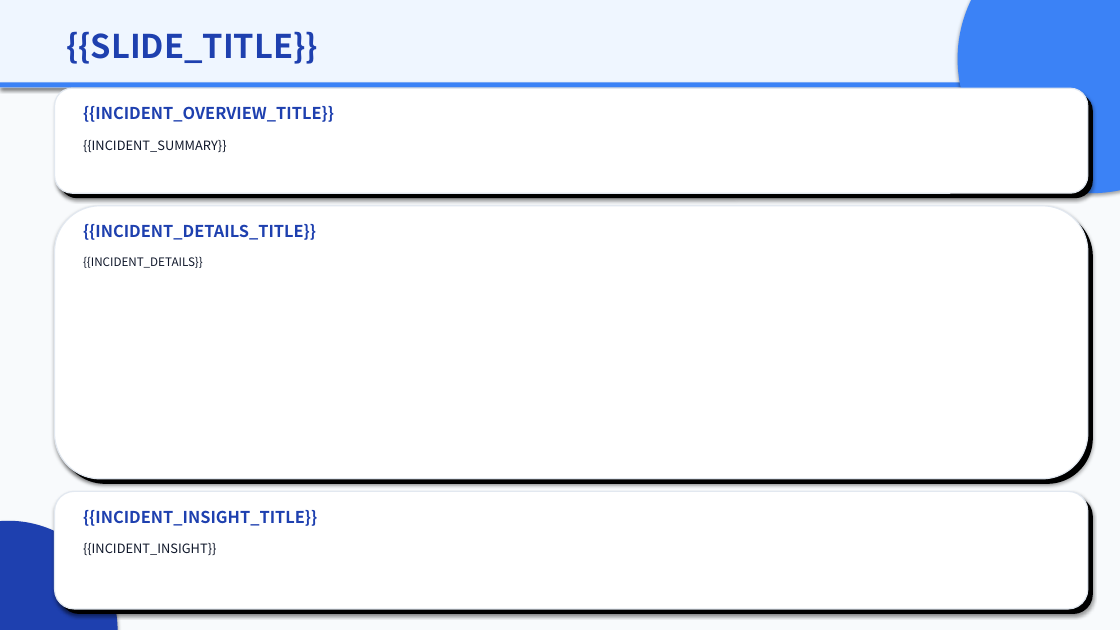
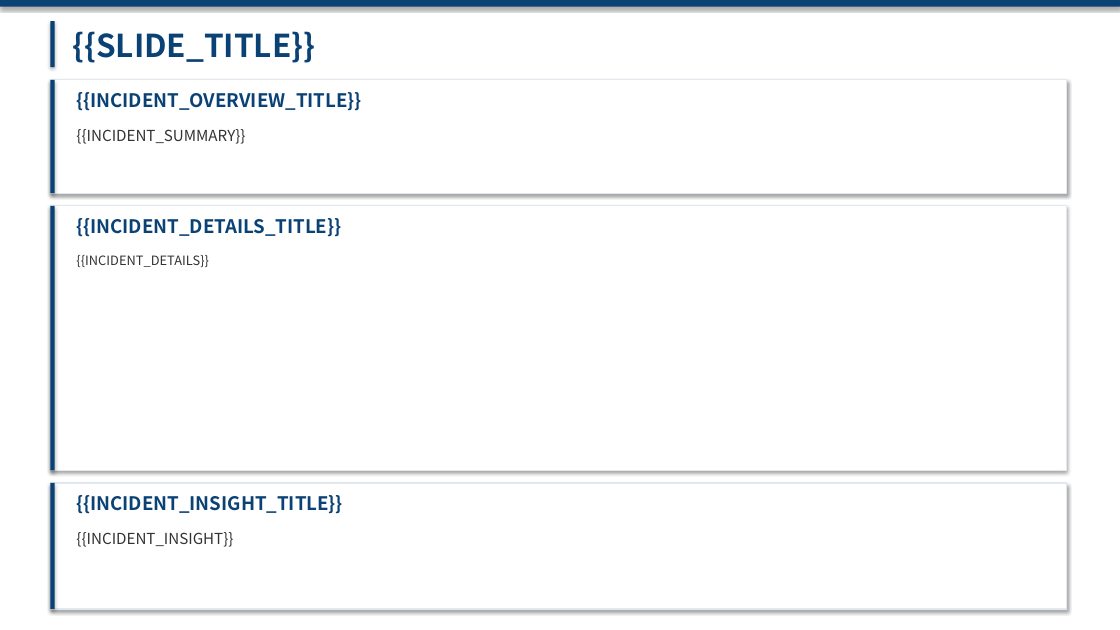
Before and after one commit to Xupai2022/report-generation, a slide deck: slide 4 of mss_ai_ppt_sample_assets/backend/data/templates/mss_executive_v2.pptx. Drawn at 1120x630 pixels with LibreOffice and Linux fonts; fonts in the diff are those of the drawing. Boxes give left, top, right and bottom in pixels: in the first picture for what was removed or moved away, otherwise in the second. Text is boxed around its words. In the diff, an @@ line names an element or a change of style, - is before the commit and + after.

```diff
--- a/mss_ai_ppt_sample_assets/backend/data/templates/mss_executive_v2.pptx
+++ b/mss_ai_ppt_sample_assets/backend/data/templates/mss_executive_v2.pptx
@@ background #F8FAFC to #FFFFFF @@
@@ rectangle resized from (x1=0, y1=0, x2=1120, y2=88) to (x1=0, y1=0, x2=1120, y2=7) @@
@@ rectangle at (x1=0, y1=0, x2=1120, y2=7): fill #EFF6FF to #0A4275 @@
@@ rectangle added at (x1=50, y1=21, x2=55, y2=67), fill #0A4275 @@
@@ text "{{SLIDE_TITLE}}" at (x1=72, y1=31, x2=315, y2=63): size 28 to 27 pt, text colour #1E40AF to #0A4275 @@
@@ ellipse removed at (x1=958, y1=0, x2=1120, y2=193) @@
@@ rectangle resized from (x1=0, y1=82, x2=1120, y2=87) to (x1=50, y1=80, x2=1067, y2=193) @@
@@ rectangle at (x1=50, y1=80, x2=1067, y2=193): fill #3B82F6 to #FFFFFF; outline none to #E2E8F0 1 pt @@
@@ rectangle added at (x1=50, y1=80, x2=55, y2=193), fill #0A4275 @@
@@ rounded rectangle removed at (x1=55, y1=88, x2=1088, y2=193) @@
@@ text "{{INCIDENT_OVERVIEW_TITLE}}" moved from (x1=83, y1=106, x2=334, y2=122) to (x1=76, y1=92, x2=361, y2=111) @@
@@ rounded rectangle removed at (x1=60, y1=93, x2=1093, y2=198) @@
@@ text "{{INCIDENT_SUMMARY}}" at (x1=76, y1=129, x2=245, y2=144): size 11 to 13 pt, text colour #0F172A to #333333 @@
@@ text "{{INCIDENT_SUMMARY}}" moved from (x1=83, y1=140, x2=227, y2=152) to (x1=76, y1=129, x2=245, y2=144) @@
@@ rectangle resized from (x1=55, y1=206, x2=1088, y2=479) to (x1=50, y1=206, x2=1067, y2=471) @@
@@ rectangle at (x1=50, y1=206, x2=1067, y2=471): rounded rectangle to rectangle @@
@@ rectangle added at (x1=50, y1=206, x2=55, y2=471), fill #0A4275 @@
@@ rounded rectangle removed at (x1=60, y1=211, x2=1093, y2=484) @@
@@ text "{{INCIDENT_DETAILS}}" at (x1=76, y1=255, x2=208, y2=267): size 10 to 11 pt, text colour #0F172A to #333333 @@
@@ rectangle at (x1=50, y1=483, x2=1067, y2=609): rounded rectangle to rectangle @@
@@ rectangle resized from (x1=55, y1=492, x2=1088, y2=609) to (x1=50, y1=483, x2=1067, y2=609) @@
@@ rectangle added at (x1=50, y1=483, x2=55, y2=609), fill #0A4275 @@
@@ rounded rectangle removed at (x1=60, y1=497, x2=1093, y2=614) @@
@@ size 14 to 16 pt, text colour #1E40AF to #0A4275 in 3 elements at (x1=76, y1=218, x2=341, y2=237), (x1=76, y1=92, x2=361, y2=111), (x1=76, y1=495, x2=343, y2=514) @@
@@ text "{{INCIDENT_INSIGHT_TITLE}}" moved from (x1=83, y1=510, x2=317, y2=526) to (x1=76, y1=495, x2=343, y2=514) @@
@@ ellipse removed at (x1=0, y1=521, x2=118, y2=630) @@
@@ text "{{INCIDENT_INSIGHT}}" moved from (x1=83, y1=543, x2=216, y2=555) to (x1=76, y1=532, x2=233, y2=547) @@
@@ text "{{INCIDENT_INSIGHT}}" at (x1=76, y1=532, x2=233, y2=547): size 11 to 13 pt, text colour #0F172A to #333333 @@
```
Also in this commit, not shown: 7 other slides changed, 5 other files.
